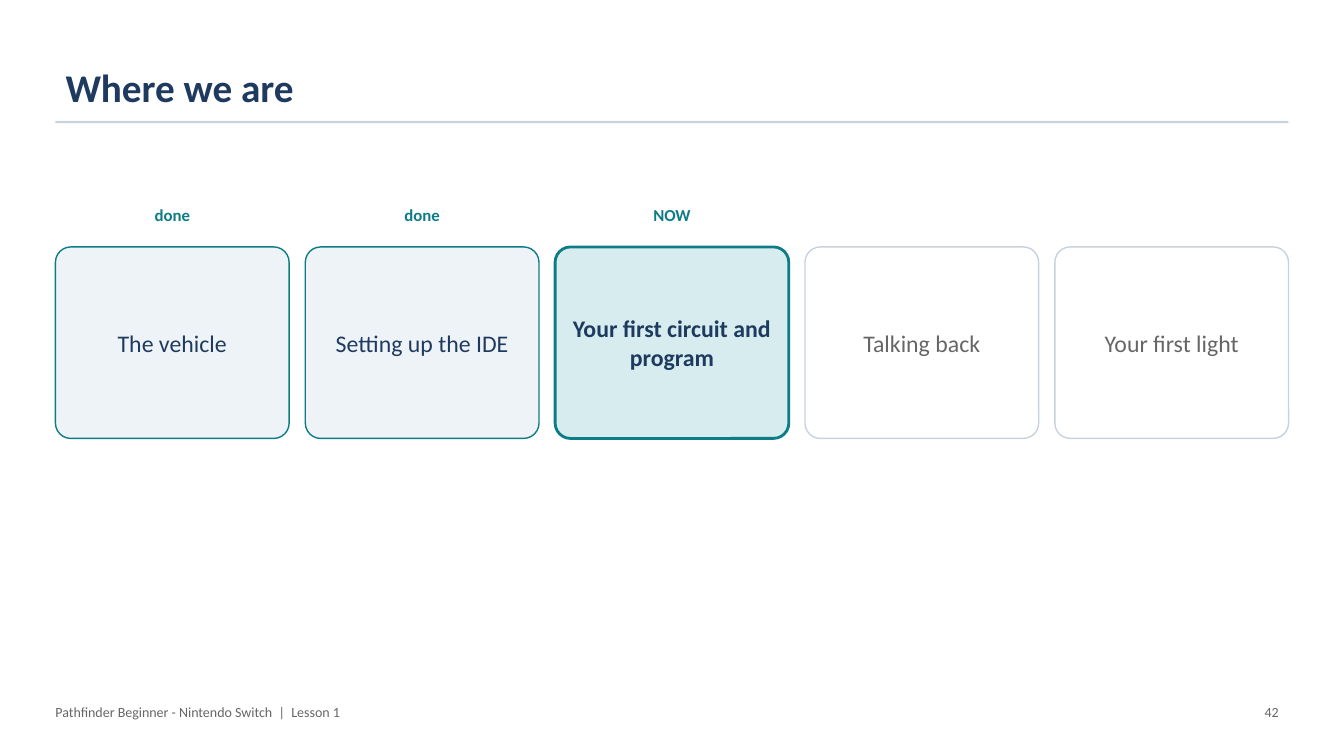
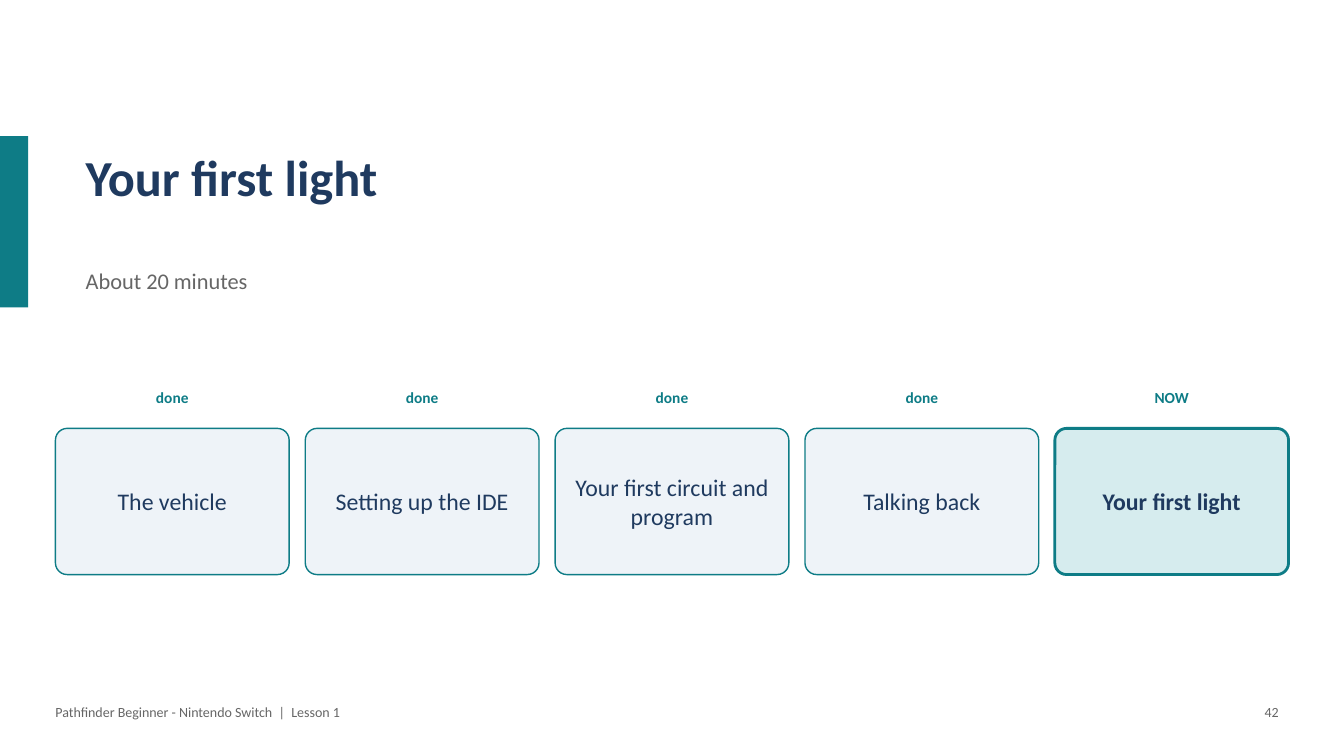
Before and after one commit to PorpoiseRobotics/porpoise-robotics, a slide deck: slide 43 of ground-vehicle/docs/courses/beginner-switch/l1_introduction.pptx. Drawn at 1344x756 pixels with LibreOffice and Linux fonts; fonts in the diff are those of the drawing. Boxes give left, top, right and bottom in pixels: in the first picture for what was removed or moved away, otherwise in the second. Text is boxed around its words. In the diff, an @@ line names an element or a change of style, - is before the commit and + after.

```diff
--- a/ground-vehicle/docs/courses/beginner-switch/l1_introduction.pptx
+++ b/ground-vehicle/docs/courses/beginner-switch/l1_introduction.pptx
@@ title removed at [66,74,294,103] @@
-Where we are
@@ rectangle added at [0,136,28,308], fill #0E7C86 @@
@@ rectangle removed at [55,121,1289,123] @@
@@ text added at [86,160,378,205], 36 pt, text #1F3A5F, bold @@
+Your first light
@@ text added at [86,273,247,289], 16 pt, text #666666 @@
+About 20 minutes
@@ text "done": place and size @@
-text "done" at [155,209,190,221]
+text "done" at [156,392,189,403]
@@ text "done": place and size @@
-text "done" at [404,209,439,221]
+text "done" at [406,392,439,403]
@@ size 12 to 11 pt; less space between paragraphs in 3 elements at [156,392,189,403], [406,392,439,403], [1155,393,1189,403] @@
@@ text "NOW": place and size @@
-text "NOW" at [653,210,690,221]
+text "NOW" at [1155,393,1189,403]
@@ text added at [656,392,689,403], 11 pt, text #0E7C86, bold @@
+done
@@ text added at [906,392,939,403], 11 pt, text #0E7C86, bold @@
+done
@@ rounded rectangle "The vehicle": place and size @@
-rounded rectangle "The vehicle" at [55,247,289,439]
+rounded rectangle "The vehicle" at [55,429,289,575]
@@ rounded rectangle "Setting up the IDE": place and size @@
-rounded rectangle "Setting up the IDE" at [306,247,539,439]
+rounded rectangle "Setting up the IDE" at [306,429,539,575]
@@ rounded rectangle "Your first circuit and program": place and size @@
-rounded rectangle "Your first circuit and program" at [556,247,789,439]
+rounded rectangle "Your first circuit and program" at [556,429,789,575]
@@ rounded rectangle "Your first circuit and program" at [556,429,789,575]: bold off; fill #D6ECEE to #EEF3F8; outline #0E7C86 2 pt to #0E7C86 1 pt @@
@@ rounded rectangle "Talking back": place and size @@
-rounded rectangle "Talking back" at [806,247,1040,439]
+rounded rectangle "Talking back" at [806,429,1040,575]
@@ rounded rectangle "Talking back" at [806,429,1040,575]: text colour #666666 to #1F3A5F; fill #FFFFFF to #EEF3F8; outline #C8D2DE 1 pt to #0E7C86 1 pt @@
@@ rounded rectangle "Your first light": place and size @@
-rounded rectangle "Your first light" at [1055,247,1289,439]
+rounded rectangle "Your first light" at [1055,429,1289,575]
@@ rounded rectangle "Your first light" at [1055,429,1289,575]: text colour #666666 to #1F3A5F, bold on; fill #FFFFFF to #D6ECEE; outline #C8D2DE 1 pt to #0E7C86 2 pt @@
```
Also in this commit, not shown: 13 other slides changed, 3 slides removed, 17 other files.
